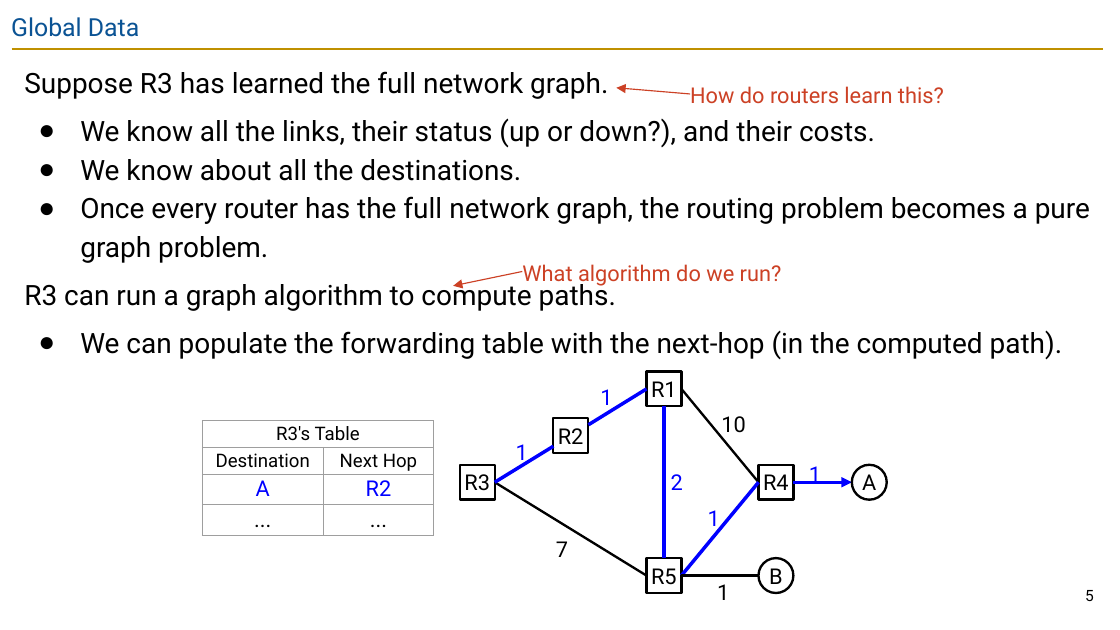
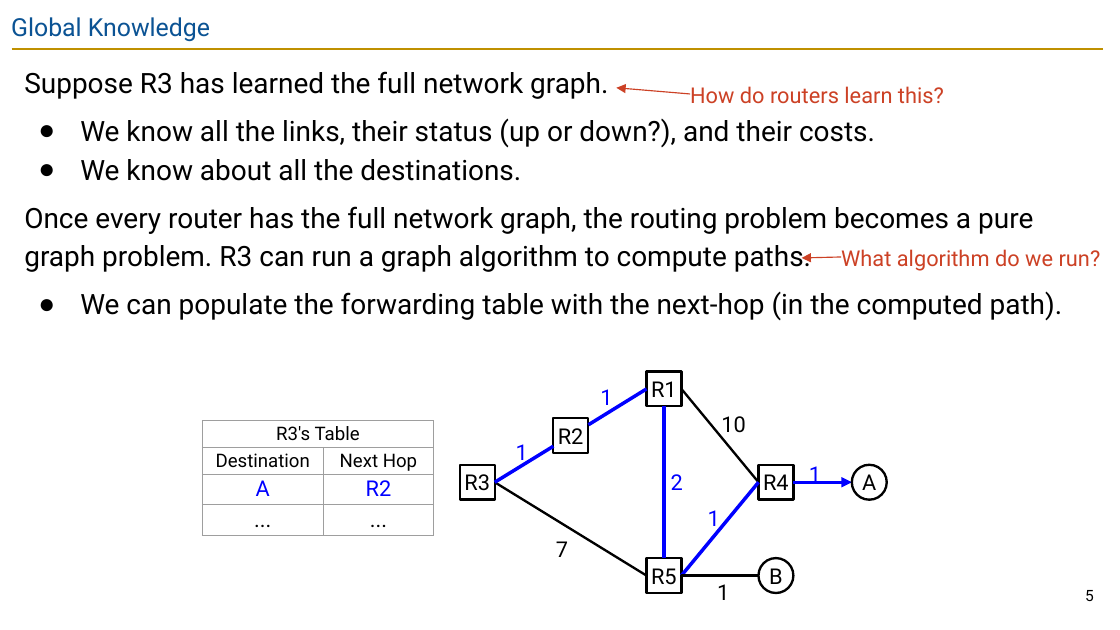
Before and after one commit to guhofstra/CSC175Sp26, a slide deck: slide 5 of PPTs/Lecture 5.3 - Link-State.pptx. Drawn at 1120x630 pixels with LibreOffice and Linux fonts; fonts in the diff are those of the drawing. Boxes give left, top, right and bottom in pixels: in the first picture for what was removed or moved away, otherwise in the second. Text is boxed around its words. In the diff, an @@ line names an element or a change of style, - is before the commit and + after.

```diff
--- a/PPTs/Lecture 5.3 - Link-State.pptx
+++ b/PPTs/Lecture 5.3 - Link-State.pptx
@@ title at [11, 17, 210, 42]: text changed @@
-Global Data
+Global Knowledge
@@ text at [24, 206, 1033, 272]: text changed @@
-● Once every router has the full network graph, the routing problem becomes a pure graph problem.
-R3 can run a graph algorithm to compute paths.
+Once every router has the full network graph, the routing problem becomes a pure graph problem. R3 can run a graph algorithm to compute paths.
@@ arrow moved from (522, 271) - (454, 286) to (841, 256) - (802, 258) @@
@@ text "What algorithm do we run?": place and size @@
-text "What algorithm do we run?" at [522, 264, 782, 287]
+text "What algorithm do we run?" at [841, 249, 1101, 271]
```
Also in this commit, not shown: 5 other slides changed, 1 slide removed, 8 other files.
